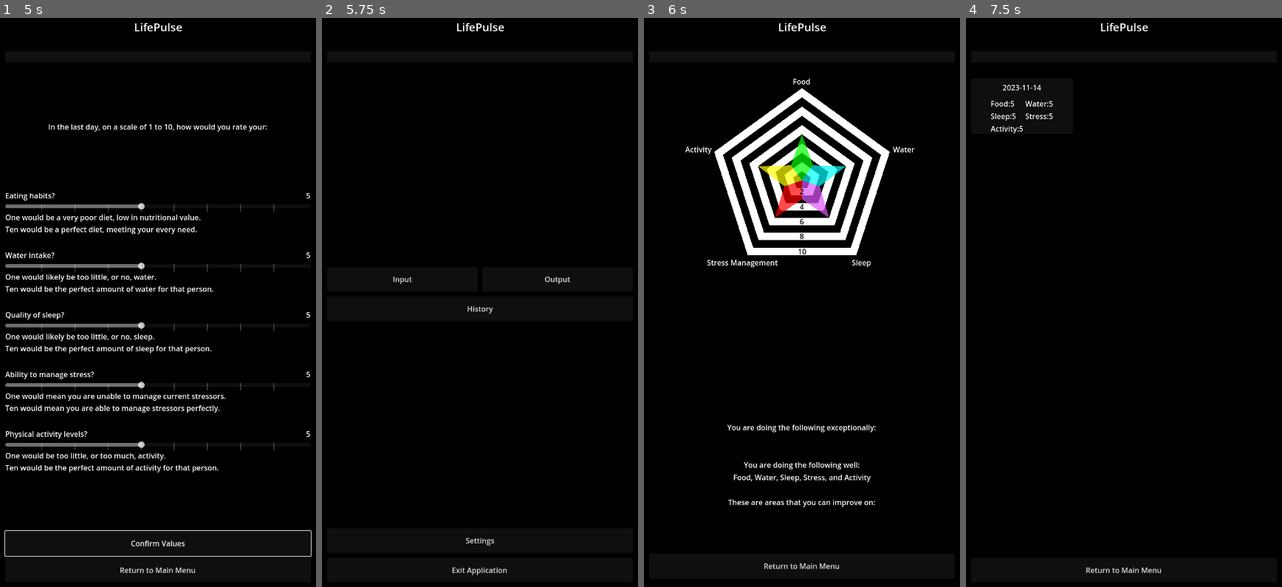
Above: before the commit, frames 1-4 (left to right).
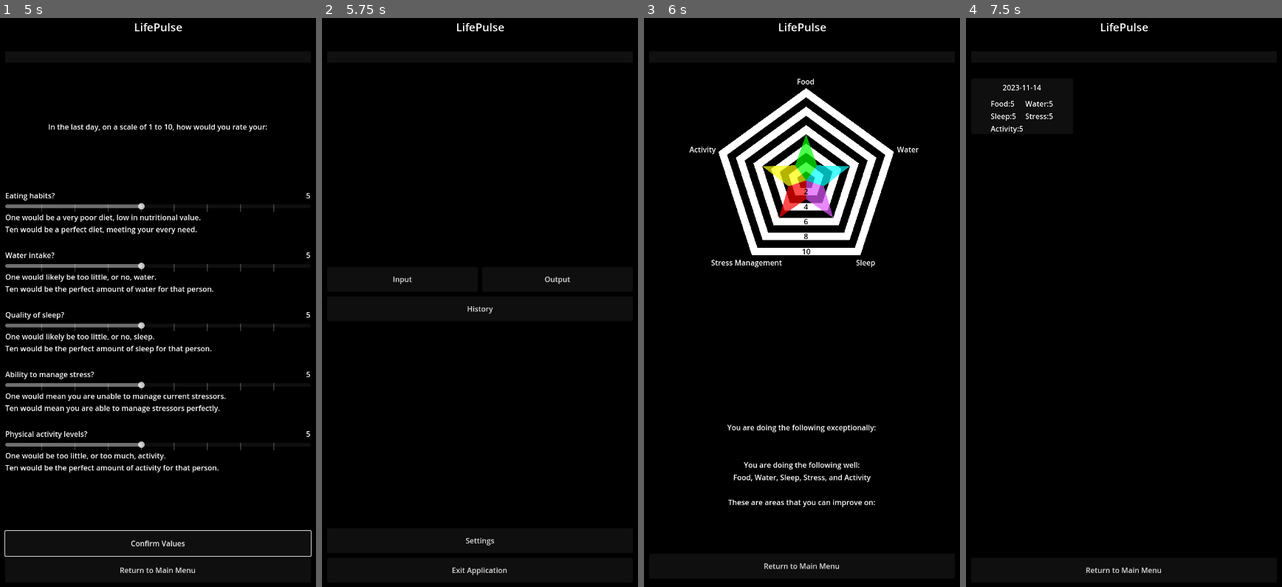
Above: after the commit, the same moments.

Repository: Thorqs/VitaPulsi
Game: Godot game, scene res://control.tscn
Same seed, same stepped clock (60 frames per second), same inputs: the game is played once before the commit and once after it.
Inputs:
- Up to frame 1 (5 s): click "Input" at 0.5 s; click "Confirm Values" at 1.25 s; click "Confirm Values" at 2 s; click "Confirm" at 2.75 s; click "Confirm Values" at 3.5 s; click "Confirm" at 4.25 s
- Up to frame 2 (5.75 s): click "Return to Main Menu" at 5 s
- Up to frame 3 (6 s): click "Output" at 5.75 s
- Up to frame 4 (7.5 s): click "Return to Main Menu" at 6.5 s; click "History" at 7.25 s

Frames 1-2 are identical in both runs. In frame 3, 5.6% of the frame differs, in the area x 13-87%, y 10-44%; in frame 4, nothing differs.

Commit message:
Output stays centered on window reszie

Diff:
--- a/control.tscn
+++ b/control.tscn
@@ -804,4 +804,5 @@
 [connection signal="pressed" from="Panel/HBox/VBox/Input/Input Button/Input_Confirm/Input_Confirm_Panel/VBoxContainer/Confirm Button" to="Panel/HBox/VBox/Input" method="_on_confirm_input_button_pressed"]
 [connection signal="pressed" from="Panel/HBox/VBox/Input/Input Button/Input_Confirm/Input_Confirm_Panel/VBoxContainer/Cancel Button" to="Panel/HBox/VBox/Input" method="_on_input_cancel_button_pressed"]
 [connection signal="pressed" from="Panel/HBox/VBox/Input/Input Main Menu Button" to="Panel/HBox/VBox/Input" method="_on_return_to_main_button"]
+[connection signal="resized" from="Panel/HBox/VBox/Output" to="Panel/HBox/VBox/Output" method="_on_resized"]
 [connection signal="pressed" from="Panel/HBox/VBox/Output/VBoxContainer/Output Return to Main" to="Panel/HBox/VBox/Output" method="_on_output_return_to_main_pressed"]
--- a/radar_display.gd
+++ b/radar_display.gd
@@ -17,7 +17,7 @@
 var WYDOK_label: Label
 var WYDP_label: Label
 
-var radar_offset = Vector2(331, 250)
+var radar_offset: Vector2
 const radar_scaling = 20
 
 # corners of identity pentagons
@@ -32,6 +32,9 @@
 # Called when the node enters the scene tree for the first time.
 func _ready():
 	data = %History.userData
+
+	radar_offset = Vector2(get_viewport_rect().size.x/2 - 20, 250)
+
 	# Make an array of offset rings
 	rings.append(get_node("1b"))
 	rings.append(get_node("2w"))
@@ -43,6 +46,7 @@
 	rings.append(get_node("8w"))
 	rings.append(get_node("9b"))
 	rings.append(get_node("10w"))
+	#print(rings)
 
 	ring_labels.append(get_node("2"))
 	ring_labels.append(get_node("4"))
@@ -54,51 +58,31 @@
 	WYDOK_label = get_node("VBoxContainer/WYDOK_A_Label")
 	WYDP_label = get_node("VBoxContainer/WYDP_A_Label")
 
-	# make sure they are in the corect position
-	for i in range (1, 11):
-		rings[i-1].position = radar_offset
-		rings[i-1].polygon[0] = radar_scaling*i*pos0
-		rings[i-1].polygon[1] = radar_scaling*i*pos1
-		rings[i-1].polygon[2] = radar_scaling*i*pos2
-		rings[i-1].polygon[3] = radar_scaling*i*pos3
-		rings[i-1].polygon[4] = radar_scaling*i*pos4
-
-	for i in range (1, 6):
-		ring_labels[i-1].position = radar_offset + radar_scaling*(2*i-0.5)*(pos2+pos3)/2 - ring_labels[i-1].size/2
-
-	food_quad = get_node("Food_quad")
-	food_quad.position = radar_offset
-	food_quad.polygon[2] = Vector2(0, 0)
-
-	water_quad = get_node("Water_quad")
-	water_quad.position = radar_offset
-	water_quad.polygon[2] = Vector2(0, 0)
-
-	sleep_quad = get_node("Sleep_quad")
-	sleep_quad.position = radar_offset
-	sleep_quad.polygon[2] = Vector2(0, 0)
-
-	stress_quad = get_node("Stress_quad")
-	stress_quad.position = radar_offset
-	stress_quad.polygon[2] = Vector2(0, 0)
-
-	activity_quad = get_node("Activity_quad")
-	activity_quad.position = radar_offset
-	activity_quad.polygon[2] = Vector2(0, 0)
-
 	food_label = get_node("Food_label")
 	water_label = get_node("Water_label")
 	sleep_label = get_node("Sleep_label")
 	stress_label = get_node("Stress_label")
 	activity_label = get_node("Activity_label")
 
-	food_label.position = radar_offset + 11*radar_scaling*pos0 - Vector2(food_label.size.x/2, food_label.size.y/4)
-	water_label.position = radar_offset + 11*radar_scaling*pos1 - Vector2(water_label.size.x/4, water_label.size.y/2)
-	sleep_label.position = radar_offset + 11*radar_scaling*pos2 - sleep_label.size/2
-	stress_label.position = radar_offset + 11*radar_scaling*pos3 - stress_label.size/2
-	activity_label.position = radar_offset + 11*radar_scaling*pos4 - Vector2(3*activity_label.size.x/4, activity_label.size.y/2)
-
+	food_quad = get_node("Food_quad")
+	food_quad.polygon[2] = Vector2(0, 0)
+
+	water_quad = get_node("Water_quad")
+	water_quad.polygon[2] = Vector2(0, 0)
+
+	sleep_quad = get_node("Sleep_quad")
+	sleep_quad.polygon[2] = Vector2(0, 0)
+
+	stress_quad = get_node("Stress_quad")
+	stress_quad.polygon[2] = Vector2(0, 0)
+
+	activity_quad = get_node("Activity_quad")
+	activity_quad.polygon[2] = Vector2(0, 0)
+
+	# make sure they are in the corect position
 	update_output()
+	position_elements()
+
 
 # Called every frame. 'delta' is the elapsed time since the previous frame.
 #func _process(_delta):
@@ -180,7 +164,39 @@
 	activity_quad.polygon[1] = (activity_peak + food_peak)/4
 	activity_quad.polygon[3] = (activity_peak + stress_peak)/4
 
+	#self.position_elements()
 
 func _on_output_return_to_main_pressed():
 	self.visible = false
 	$"../Main".visible = true
+
+
+func position_elements():
+	#print(rings)
+	for i in range (1, 11):
+		rings[i-1].position = radar_offset
+		rings[i-1].polygon[0] = radar_scaling*i*pos0
+		rings[i-1].polygon[1] = radar_scaling*i*pos1
+		rings[i-1].polygon[2] = radar_scaling*i*pos2
+		rings[i-1].polygon[3] = radar_scaling*i*pos3
+		rings[i-1].polygon[4] = radar_scaling*i*pos4
+
+	for i in range (1, 6):
+		ring_labels[i-1].position = radar_offset + radar_scaling*(2*i-0.5)*(pos2+pos3)/2 - ring_labels[i-1].size/2
+
+	food_quad.position = radar_offset
+	water_quad.position = radar_offset
+	sleep_quad.position = radar_offset
+	stress_quad.position = radar_offset
+	activity_quad.position = radar_offset
+
+	food_label.position = radar_offset + 11*radar_scaling*pos0 - Vector2(food_label.size.x/2, food_label.size.y/4)
+	water_label.position = radar_offset + 11*radar_scaling*pos1 - Vector2(water_label.size.x/4, water_label.size.y/2)
+	sleep_label.position = radar_offset + 11*radar_scaling*pos2 - sleep_label.size/2
+	stress_label.position = radar_offset + 11*radar_scaling*pos3 - stress_label.size/2
+	activity_label.position = radar_offset + 11*radar_scaling*pos4 - Vector2(3*activity_label.size.x/4, activity_label.size.y/2)
+
+
+func _on_resized():
+	radar_offset = Vector2(get_viewport_rect().size.x/2 -20, 250)
+	self.position_elements()
